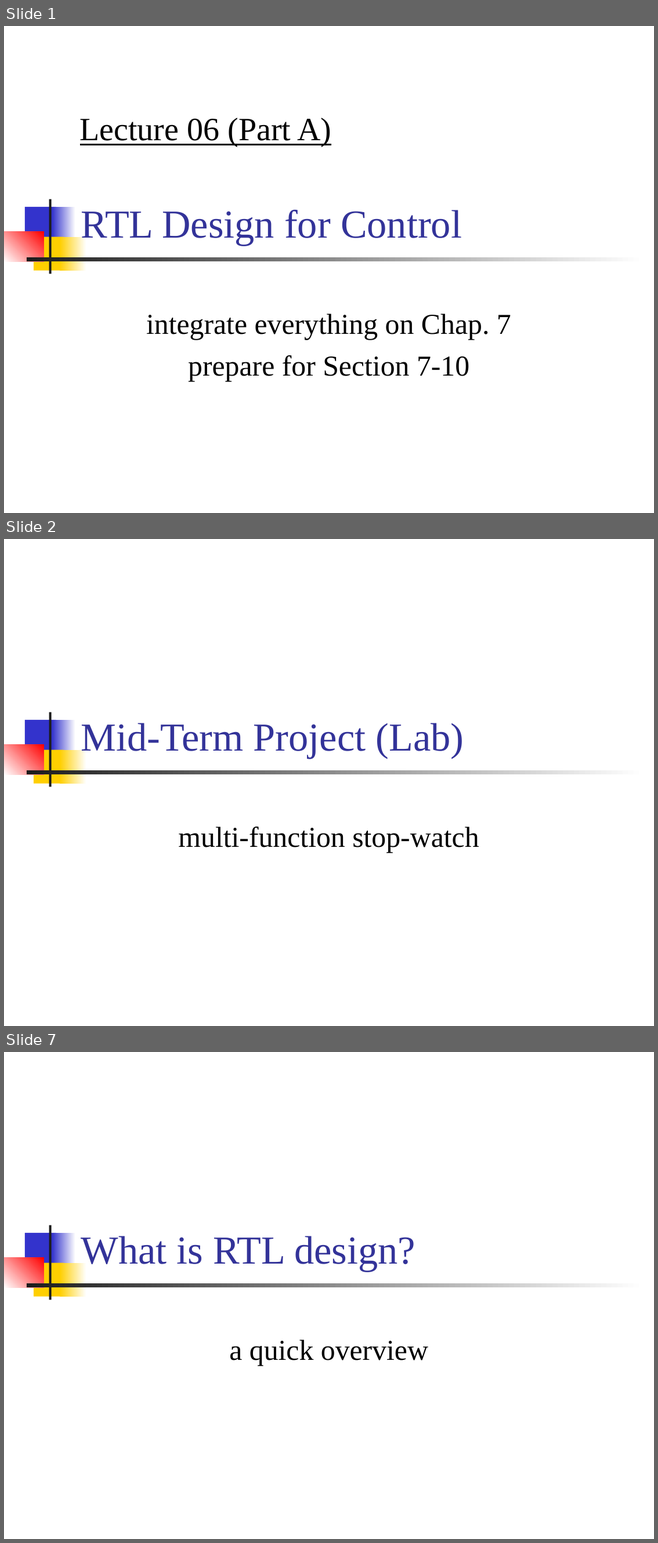
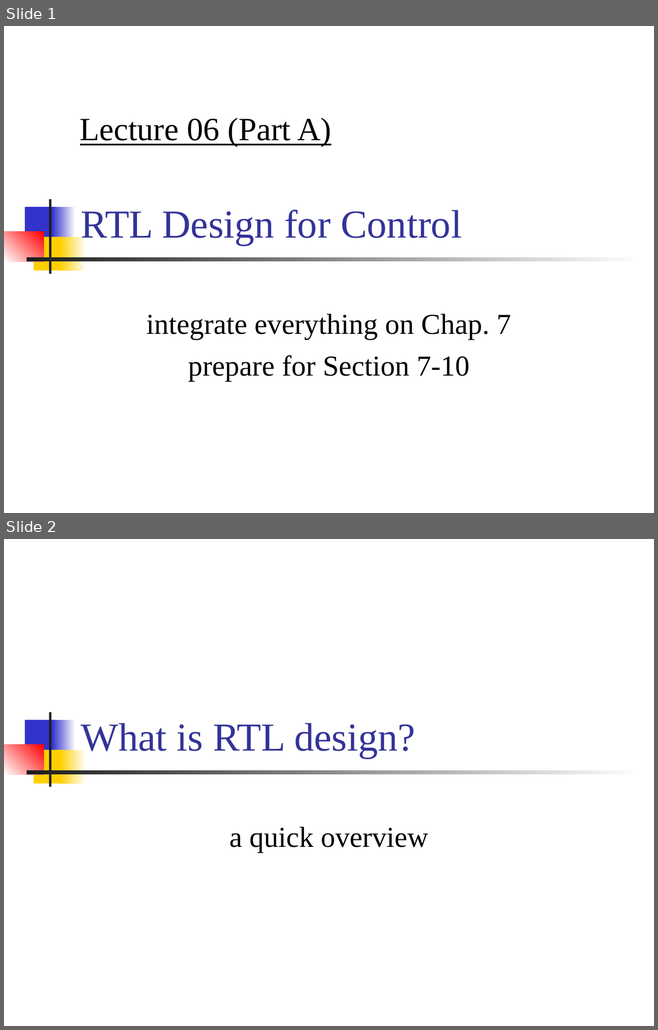
Before and after one commit to CGUSystemCourses/ComputerOrg-2015, a slide deck: Lectures/lec06-RTL_control/lec06a-RTL_count.ppt. Shown one above the other, each under a label of ours: slides 1, 2 and 7 before the commit, slides 1 and 2 after it; the slides between them are not shown. The pictures are 658x1543 and 658x1030 pixels, drawn with LibreOffice and Linux fonts; fonts in the diff are those of the drawing. Boxes give left, top, right and bottom in pixels: in the first picture for what was removed or moved away, otherwise in the second. Text is boxed around its words. In the diff, an @@ line names an element or a change of style, - is before the commit and + after.

```diff
--- a/Lectures/lec06-RTL_control/lec06a-RTL_count.ppt
+++ b/Lectures/lec06-RTL_control/lec06a-RTL_count.ppt
@@ slide 2 removed at <box>4,539,654,1026</box>, background #FFFFFF; not listed: 7 template elements that a slide beside it also shows @@
@@ title removed at <box>81,723,464,758</box> @@
-Mid-Term Project (Lab)
@@ subtitle removed at <box>178,827,478,853</box> @@
-multi-function stop-watch
@@ what was slide 7 is now slide 2 @@
```
Also in this commit, not shown: 17 slides changed, 4 other slides removed.
